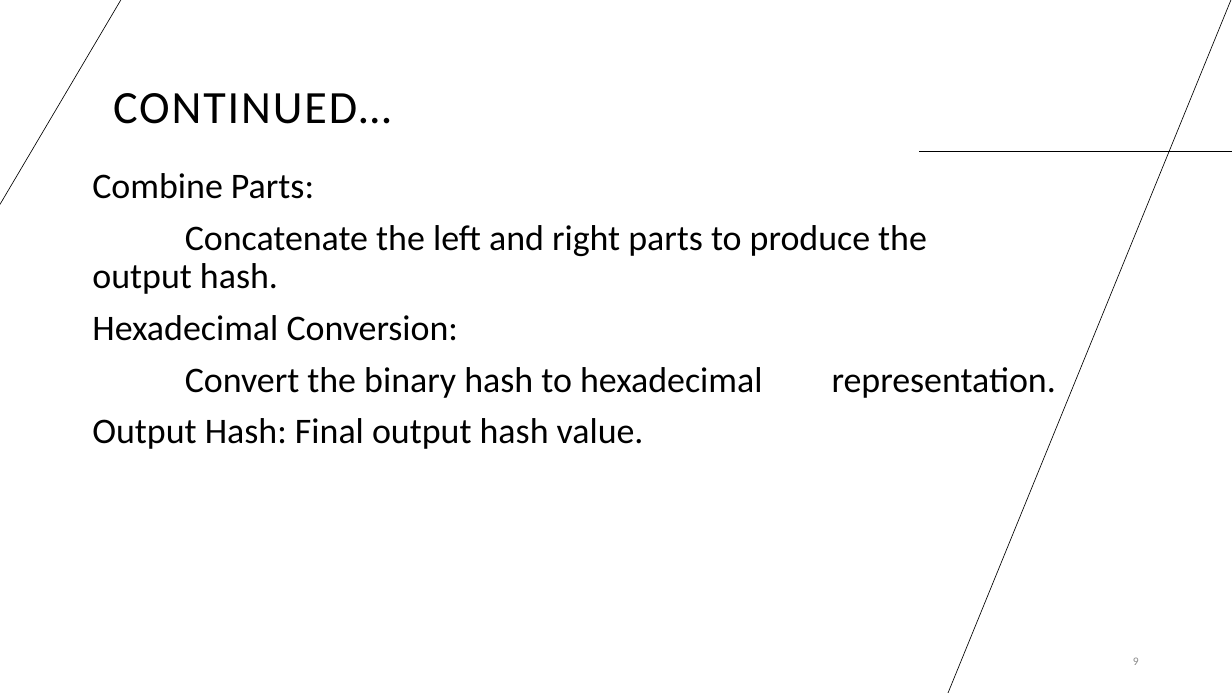
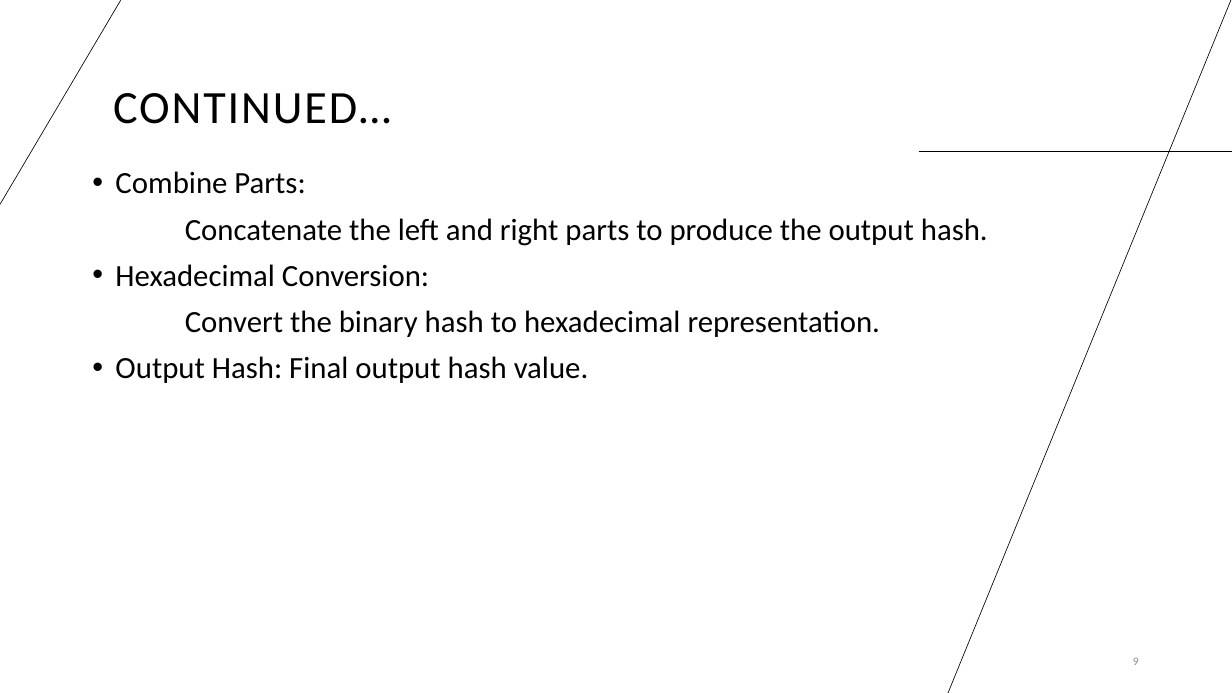
Before and after one commit to umar-tariq-1/Multi-Level-Hashing, a slide deck: slide 9 of Multi-Level-Hashing.pptx. Drawn at 1232x693 pixels with LibreOffice and Linux fonts; fonts in the diff are those of the drawing. Boxes give left, top, right and bottom in pixels: in the first picture for what was removed or moved away, otherwise in the second. Text is boxed around its words. In the diff, an @@ line names an element or a change of style, - is before the commit and + after.

```diff
--- a/Multi-Level-Hashing.pptx
+++ b/Multi-Level-Hashing.pptx
@@ text "Combine Parts:" at [115,171,988,383]: size 28 to 24 pt; bullet none to • @@
```
Also in this commit, not shown: 6 other slides changed, 1 slide added, 1 slide removed, 14 other files.
